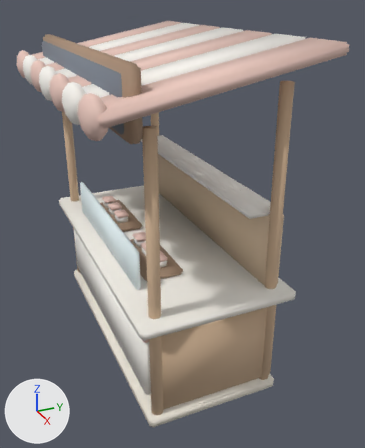
The FBX model CarrinhoSorvete_NovoProjeto/Assets/GirlPower/Orla3D/Models/MarketStall_Sushi.fbx: old version first, new version second.
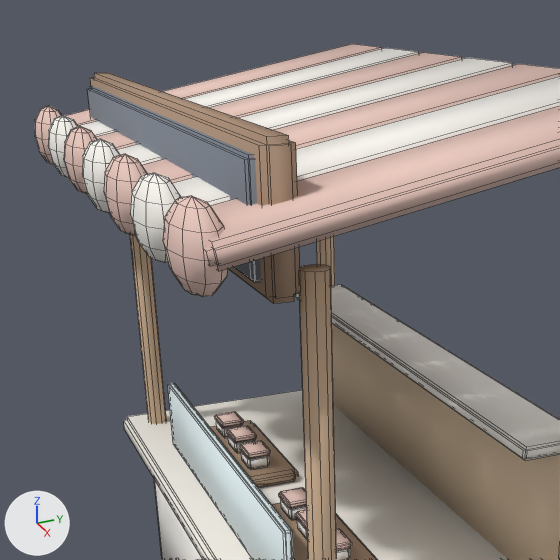
Old and new are each drawn whole from a 50 mm lens placed at (3.91, -1.49, 2.99), pointed at (0.22, 0.17, 1.14) and again close up on the part from 0% to 73% of the width and 0% to 59% of the height. Arrows for +X, +Y and +Z are at lower left; the lights stay in place. The older version's two pictures come first. The close-ups show mesh edges as thin lines. Where no turn or scale is listed for an object, it has been applied to the vertices.

Objects in the first close-up: 'Estab_Base', 'Estab_CanopyFade'.
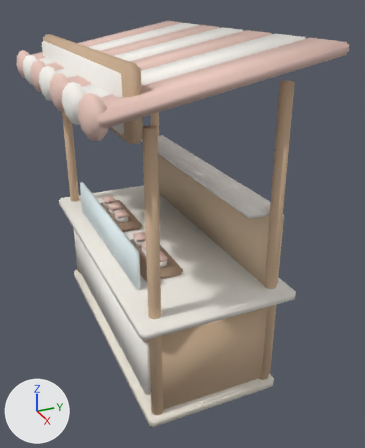
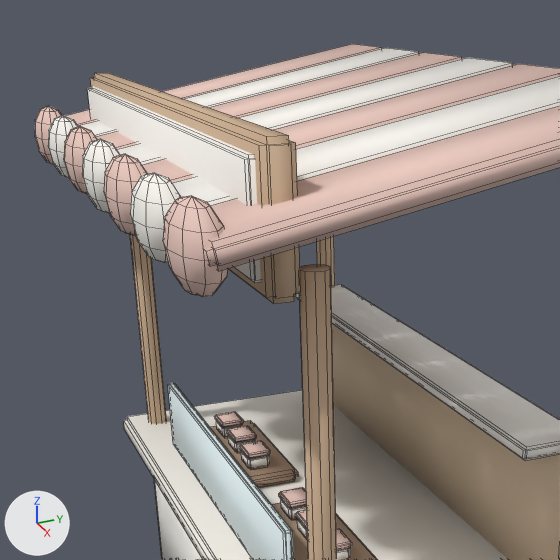
What changed in the scene script:
```text
Change me_baseplinth:
    where me_baseplinth.from_pydata(...)  # 848 vertices, 768 faces; spans x -1.32..1.32, y -0.64..0.62, z 0.0..2.64
    used by ob_estab_base; location = (0.0, 0.0, 0.0)
    me_baseplinth part 1: 12 of the faces centred in x 0.0, y -0.62..-0.52, z 2.2..2.64 switch from mat_ac_wooddark (beige #af937a) to mat_ac_woodwarm (beige #d3b596)
    me_baseplinth part 2: 9 of the faces centred in x 1.19..1.22, y -0.61..-0.53, z 2.21..2.63 switch from mat_ac_wooddark (beige #af937a) to mat_ac_woodwarm (beige #d3b596)
    me_baseplinth part 3: all 30 faces that had it switch from mat_ac_metaldark (grey #7c838f) to mat_ac_cream (white #fdf9f3)
```

Where the change shows, as pixel boxes [x1, y1, x2, y2] in the close-ups (560 x 560 px):
part 1 of me_baseplinth, recoloured: [90, 73, 295, 304] in both
part 2 of me_baseplinth, recoloured: [259, 135, 301, 303] in both
part 3 of me_baseplinth, recoloured (grey to white): [87, 86, 261, 283] in both
